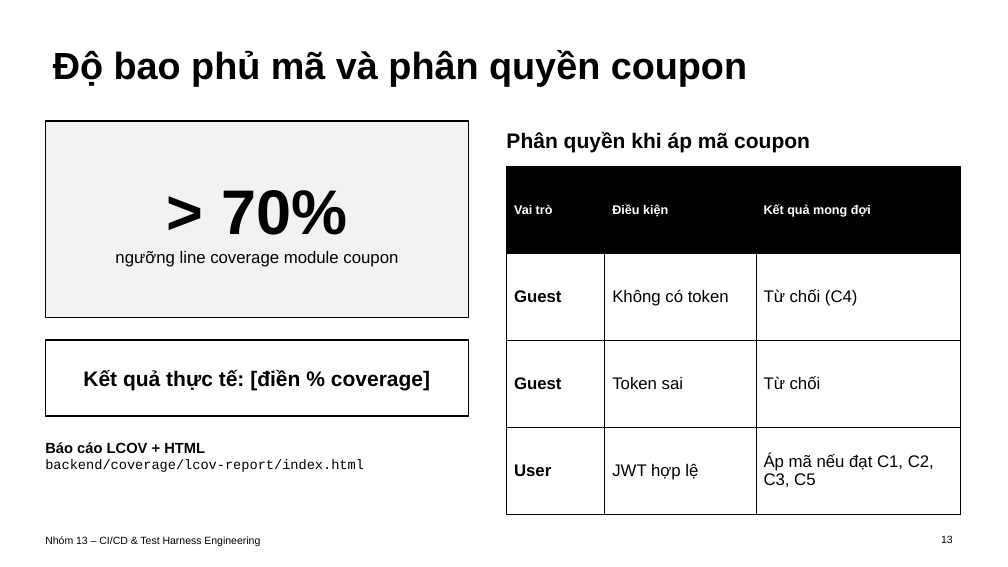
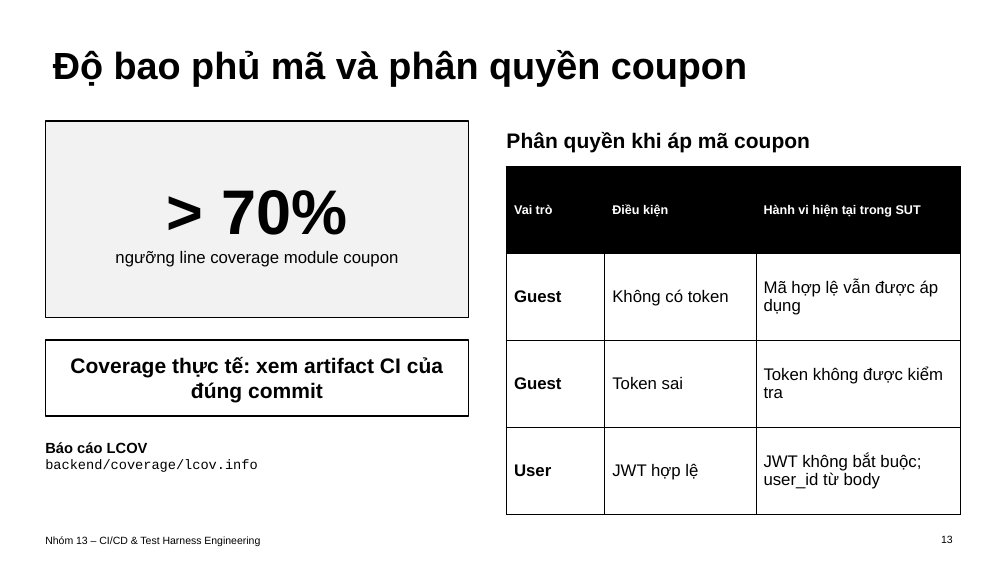
Before and after one commit to SoftwareTesting-Group13/eshop-sut-seminar, a slide deck: slide 13 of docs/seminar_slide.pptx. Drawn at 1008x567 pixels with LibreOffice and Linux fonts; fonts in the diff are those of the drawing. Boxes give left, top, right and bottom in pixels: in the first picture for what was removed or moved away, otherwise in the second. Text is boxed around its words. In the diff, an @@ line names an element or a change of style, - is before the commit and + after.

```diff
--- a/docs/seminar_slide.pptx
+++ b/docs/seminar_slide.pptx
@@ table at box(507, 166, 960, 493) @@
-row 1, column 3: Kết quả mong đợi
+row 1, column 3: Hành vi hiện tại trong SUT
-row 2, column 3: Từ chối (C4)
+row 2, column 3: Mã hợp lệ vẫn được áp dụng
-row 3, column 3: Từ chối
+row 3, column 3: Token không được kiểm tra
-row 4, column 3: Áp mã nếu đạt C1, C2, C3, C5
+row 4, column 3: JWT không bắt buộc; user_id từ body
@@ text in rectangle at box(70, 357, 443, 403): text changed @@
-Kết quả thực tế: [điền % coverage]
+Coverage thực tế: xem artifact CI của đúng commit
@@ text at box(45, 442, 257, 472): text changed @@
-Báo cáo LCOV + HTML
-backend/coverage/lcov-report/index.html
+Báo cáo LCOV
+backend/coverage/lcov.info
```
Also in this commit, not shown: 10 other slides changed, 3 other files.
